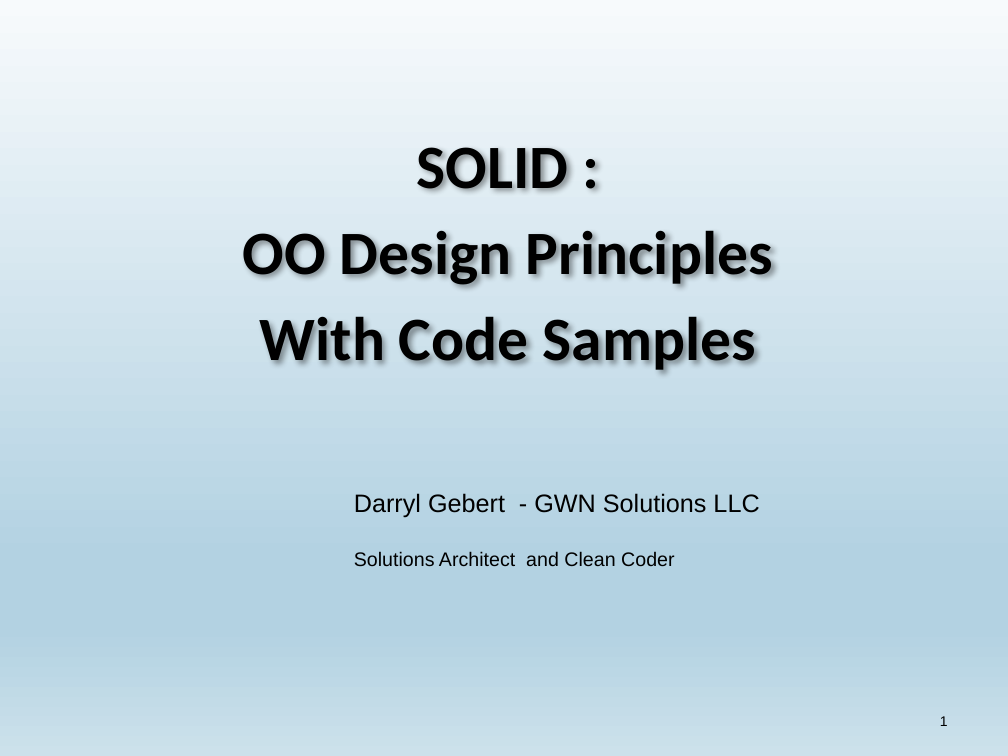
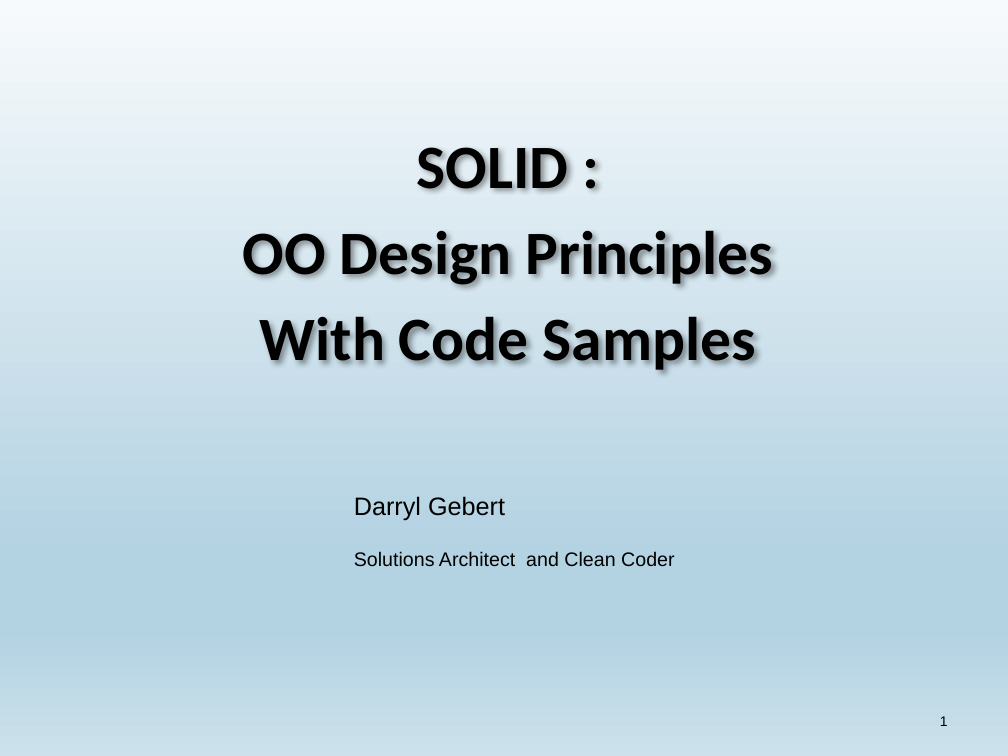
Before and after one commit to dgebert/presentations, a slide deck: slide 1 of SOLID.pptx. Drawn at 1008x756 pixels with LibreOffice and Linux fonts; fonts in the diff are those of the drawing. Boxes give left, top, right and bottom in pixels: in the first picture for what was removed or moved away, otherwise in the second. Text is boxed around its words. In the diff, an @@ line names an element or a change of style, - is before the commit and + after.

```diff
--- a/SOLID.pptx
+++ b/SOLID.pptx
@@ text at [354,496,505,521]: text changed @@
-Darryl Gebert - GWN Solutions LLC
+Darryl Gebert
```
Also in this commit, not shown: 13 other slides changed, 1 slide added, 3 slides removed.
